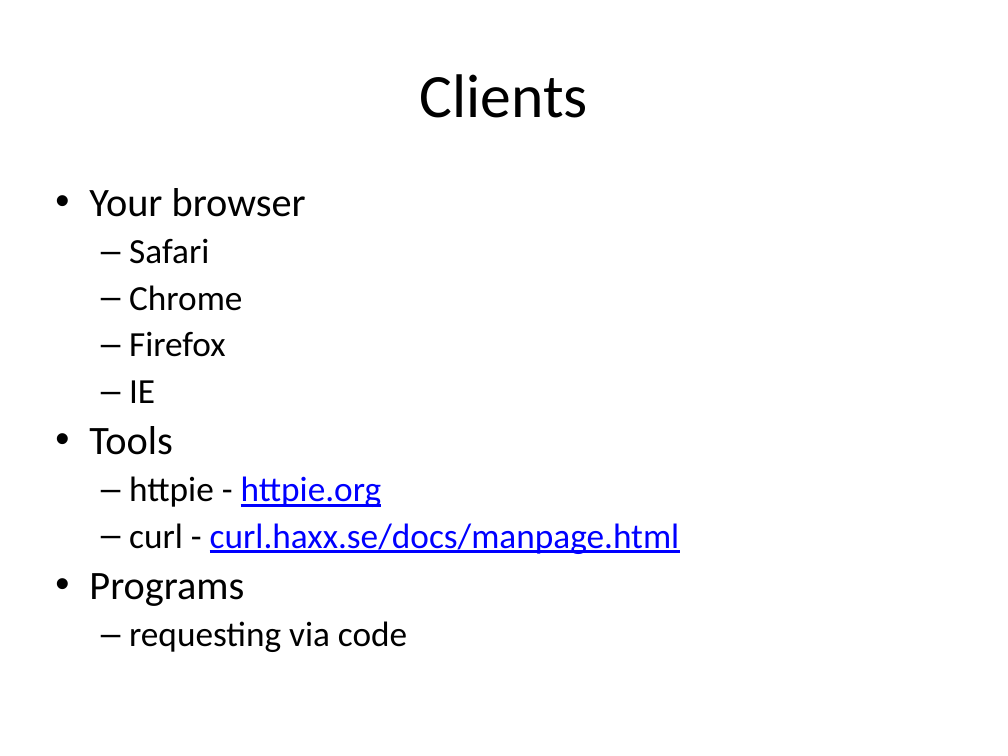
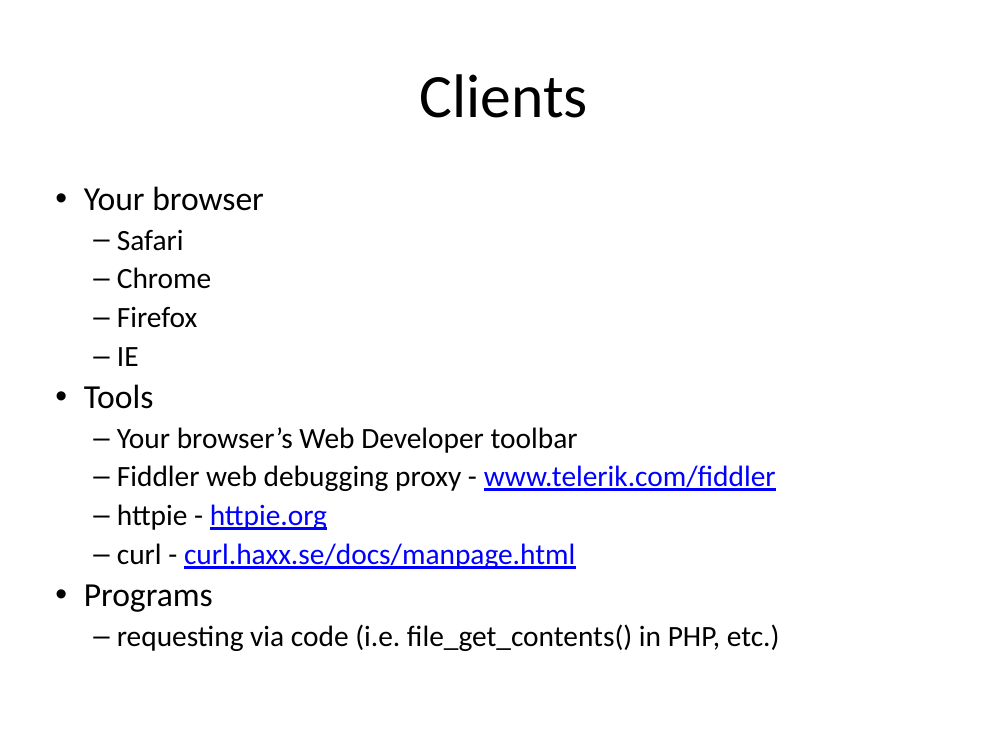
Before and after one commit to PHPEmbark/curriculum, a slide deck: slide 20 of course/2 - The Internet/The Internet.pptx. Drawn at 1008x756 pixels with LibreOffice and Linux fonts; fonts in the diff are those of the drawing. Boxes give left, top, right and bottom in pixels: in the first picture for what was removed or moved away, otherwise in the second. Text is boxed around its words. In the diff, an @@ line names an element or a change of style, - is before the commit and + after.

Commit message:
Add more tools to the HTTP Tools slide

```diff
--- a/course/2 - The Internet/The Internet.pptx
+++ b/course/2 - The Internet/The Internet.pptx
@@ text at [84, 186, 575, 612]: size 28.8 to 24 pt in "Your browser", "Tools", "Programs"; size 25.2 to 21 pt in "Safari", "Chrome", "Firefox", "IE" and 2 more places; indent changed; less space between paragraphs @@
@@ text at [117, 427, 776, 491]: paragraphs added @@
+  – Your browser’s Web Developer toolbar
+  – Fiddler web debugging proxy - www.telerik.com/fiddler
@@ text at [117, 624, 780, 651]: text changed; size 25.2 to 21 pt @@
-  – requesting via code
+  – requesting via code (i.e. file_get_contents() in PHP, etc.)
```
